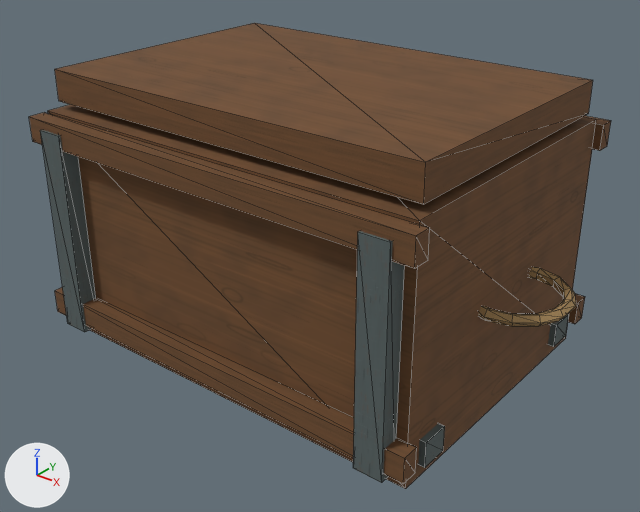
One commit to the OBJ model Assets/ProjectOEN/ProductionArt/Meshes/props_tools/pr-020_shared_carry_heavy_box__placed.obj: the scene before it, then after it.
Both versions are drawn from a 50 mm camera at (1.628, -2.025, 1.557) aimed at (0.035, -0.034, 0.322). The lights are fixed; the arrows at lower left show +X, +Y and +Z. The first picture is the older version. Mesh edges are drawn as thin lines. Where no turn or scale is listed for an object, it has been applied to the vertices. Vertices at exactly the same position are counted once.

The older version as bpy lines, for what is in view:
```python
me_pr_020_shared_carry_heavy_box__placed = bpy.data.meshes.new('pr-020_shared_carry_heavy_box__placed')
me_pr_020_shared_carry_heavy_box__placed.from_pydata(...)  # 252 vertices, 448 faces; spans x -0.86..0.86, y -0.54..0.57, z 0.02..0.9
# faces by material slot: [96, 72, 280]
me_pr_020_shared_carry_heavy_box__placed.materials.append(mat_wood)  # picture img_wood_albedo_png
me_pr_020_shared_carry_heavy_box__placed.materials.append(mat_metal)  # picture img_metal_albedo_png
me_pr_020_shared_carry_heavy_box__placed.materials.append(mat_rope)  # picture img_rope_albedo_png
ob_pr_020_shared_carry_heavy_box__placed = bpy.data.objects.new('pr-020_shared_carry_heavy_box__placed', me_pr_020_shared_carry_heavy_box__placed)
ob_pr_020_shared_carry_heavy_box__placed.location = (0.0, 0.0, 0.0)
```
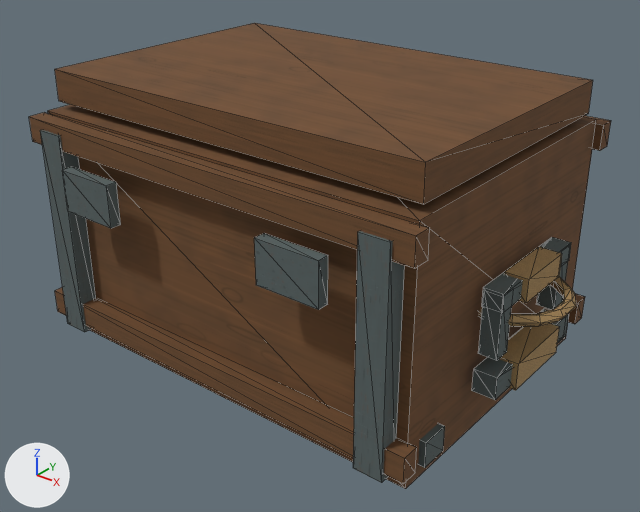
Where the change shows, as pixel boxes (x1, y1, x2, y2) in the pictures (640 x 512 px):
part 1 of me_pr_020_shared_carry_heavy_box__placed, added: after (62, 167, 121, 228)
part 2 of me_pr_020_shared_carry_heavy_box__placed, added: after (254, 233, 328, 310)
part 3 of me_pr_020_shared_carry_heavy_box__placed, added: after (537, 261, 568, 310)
part 4 of me_pr_020_shared_carry_heavy_box__placed, added: after (478, 291, 512, 361)
part 5 of me_pr_020_shared_carry_heavy_box__placed, added: after (482, 237, 571, 313)
part 6 of me_pr_020_shared_carry_heavy_box__placed, added (brown): after (504, 247, 562, 303)
part 7 of me_pr_020_shared_carry_heavy_box__placed, added: after (472, 309, 566, 400)
part 8 of me_pr_020_shared_carry_heavy_box__placed, added (brown): after (499, 324, 559, 390)

Edits to the bpy script that builds the scene:
```text
Change me_pr_020_shared_carry_heavy_box__placed:
    used by ob_pr_020_shared_carry_heavy_box__placed; location = (0.0, 0.0, 0.0)
    remove me_pr_020_shared_carry_heavy_box__placed.from_pydata(...)  # 252 vertices, 448 faces; spans x -0.86..0.86, y -0.54..0.57, z 0.02..0.9
    add me_pr_020_shared_carry_heavy_box__placed.from_pydata(...)  # 388 vertices, 652 faces; spans x -0.86..0.86, y -0.59..0.63, z 0.02..0.9
    me_pr_020_shared_carry_heavy_box__placed part 1: a new loose piece, a box spanning x -0.478..-0.278, y -0.592..-0.557, z 0.525..0.655, in mat_metal (picture img_metal_albedo_png)
    me_pr_020_shared_carry_heavy_box__placed part 2: a new loose piece, a box spanning x 0.278..0.478, y -0.592..-0.557, z 0.525..0.655, in mat_metal (picture img_metal_albedo_png)
    me_pr_020_shared_carry_heavy_box__placed part 3: a new loose piece, a box spanning x 0.702..0.757, y 0.143..0.198, z 0.299..0.489, in mat_metal (picture img_metal_albedo_png)
    me_pr_020_shared_carry_heavy_box__placed part 4: a new loose piece, a box spanning x 0.702..0.757, y -0.197..-0.142, z 0.299..0.489, in mat_metal (picture img_metal_albedo_png)
    me_pr_020_shared_carry_heavy_box__placed part 5: a new loose piece, a box spanning x 0.7..0.76, y -0.197..0.198, z 0.441..0.496, in mat_metal (picture img_metal_albedo_png)
    me_pr_020_shared_carry_heavy_box__placed part 6: a new loose piece, a box spanning x 0.707..0.777, y -0.099..0.099, z 0.434..0.504, in mat_rope (picture img_rope_albedo_png)
    me_pr_020_shared_carry_heavy_box__placed part 7: a new loose piece, a box spanning x 0.7..0.77, y -0.21..0.21, z 0.186..0.256, in mat_metal (picture img_metal_albedo_png)
    me_pr_020_shared_carry_heavy_box__placed part 8: a new loose piece, a box spanning x 0.707..0.787, y -0.125..0.125, z 0.179..0.264, in mat_rope (picture img_rope_albedo_png)
    other edits to the shape of me_pr_020_shared_carry_heavy_box__placed do not show in these pictures
```
